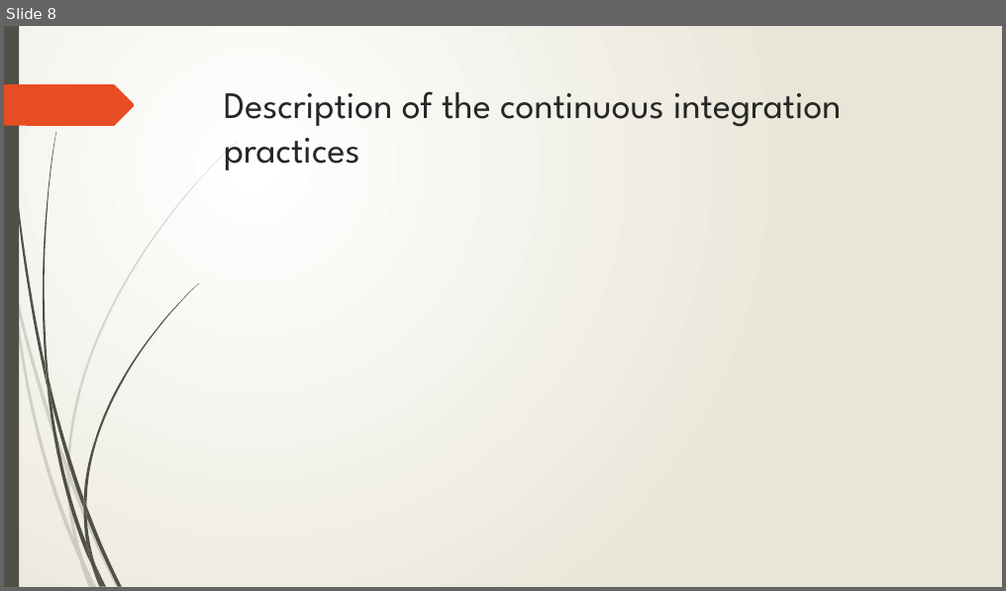
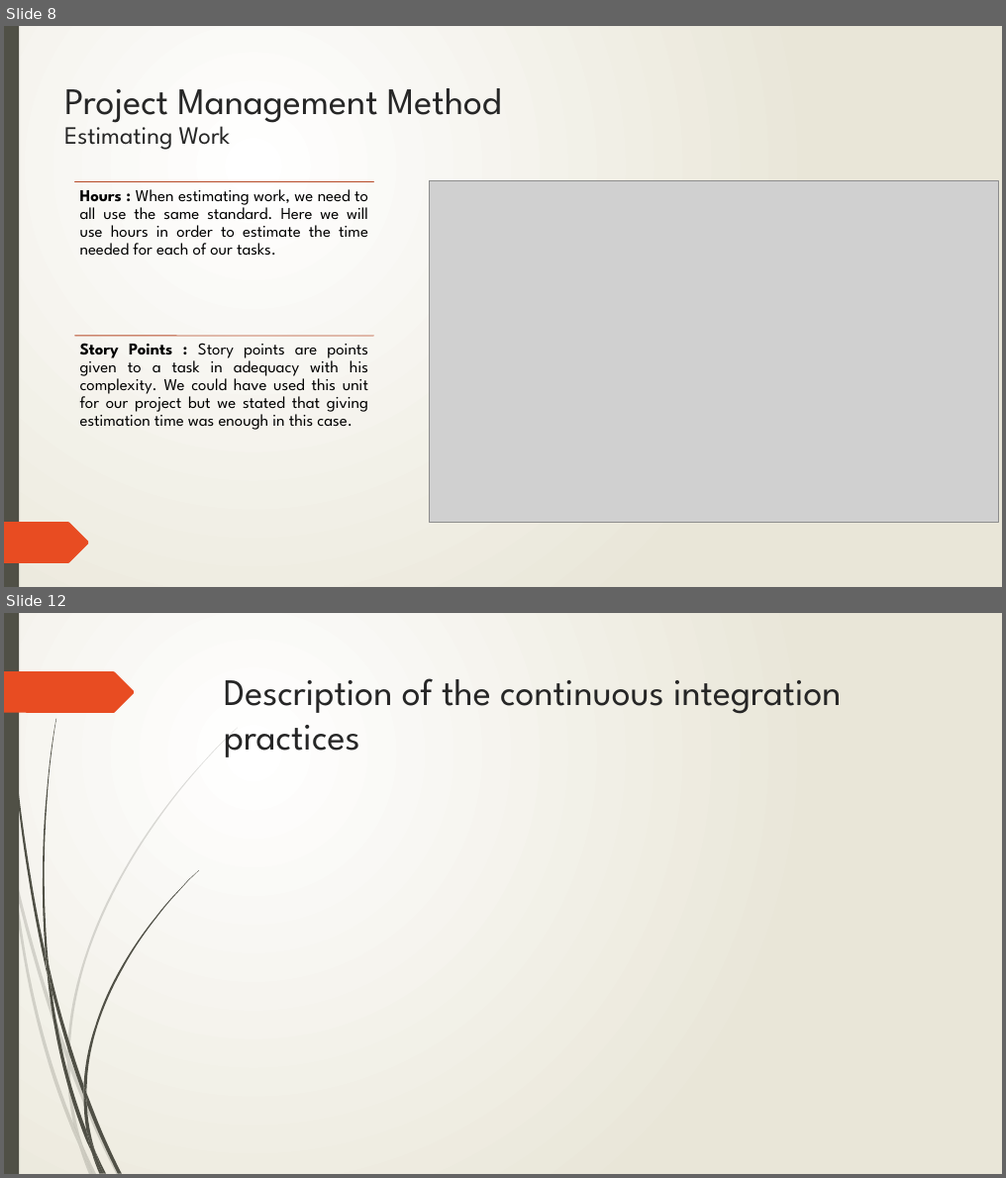
Before and after one commit to Toulouse-Exia-A4/AtlantisToulouseUML, a slide deck: ProjectManagement/Project Management.pptx. Shown one above the other, each under a label of ours: slide 8 before the commit, slides 8 and 12 after it; the slides between them are not shown. The pictures are 1006x591 and 1006x1178 pixels, drawn with LibreOffice and Linux fonts; fonts in the diff are those of the drawing; grey boxes stand for pictures. Boxes give left, top, right and bottom in pixels: in the first picture for what was removed or moved away, otherwise in the second. Text is boxed around its words. In the diff, an @@ line names an element or a change of style, - is before the commit and + after.

Commit message:
Project Management PPT Updated
Only Continuous Integration part is missing

```diff
--- a/ProjectManagement/Project Management.pptx
+++ b/ProjectManagement/Project Management.pptx
@@ slide 8 added at <box>4,26,1002,587</box>, background gradient #FFFFFF to #EAE7D8; not listed: 23 template elements that a slide beside it also shows @@
@@ rectangle added at <box>4,26,1002,587</box>, fill gradient #FFFFFF to #EAE7D8 @@
@@ rectangle added at <box>4,26,19,587</box>, fill #505046 @@
@@ title added at <box>64,88,502,150</box>, 36 pt, text #262626 @@
+Project Management Method
+Estimating Work
@@ picture added at <box>430,181,999,522</box> @@
@@ group added at <box>75,181,374,430</box>: 2 lines, 2 texts @@
+Hours : When estimating work, we need to all use the same standard. Here we will use hours in order to estimate the time needed for each of our tasks.
+Story Points : Story points are points given to a task in adequacy with his complexity. We could have used this unit for our project but we stated that giving estimation time was enough in this case.
@@ freeform shape added at <box>4,522,89,564</box>, fill #E84C22 @@
@@ what was slide 8 is now slide 12 @@
```
Also in this commit, not shown: 5 slides changed, 4 other slides added, 1 slide removed.
